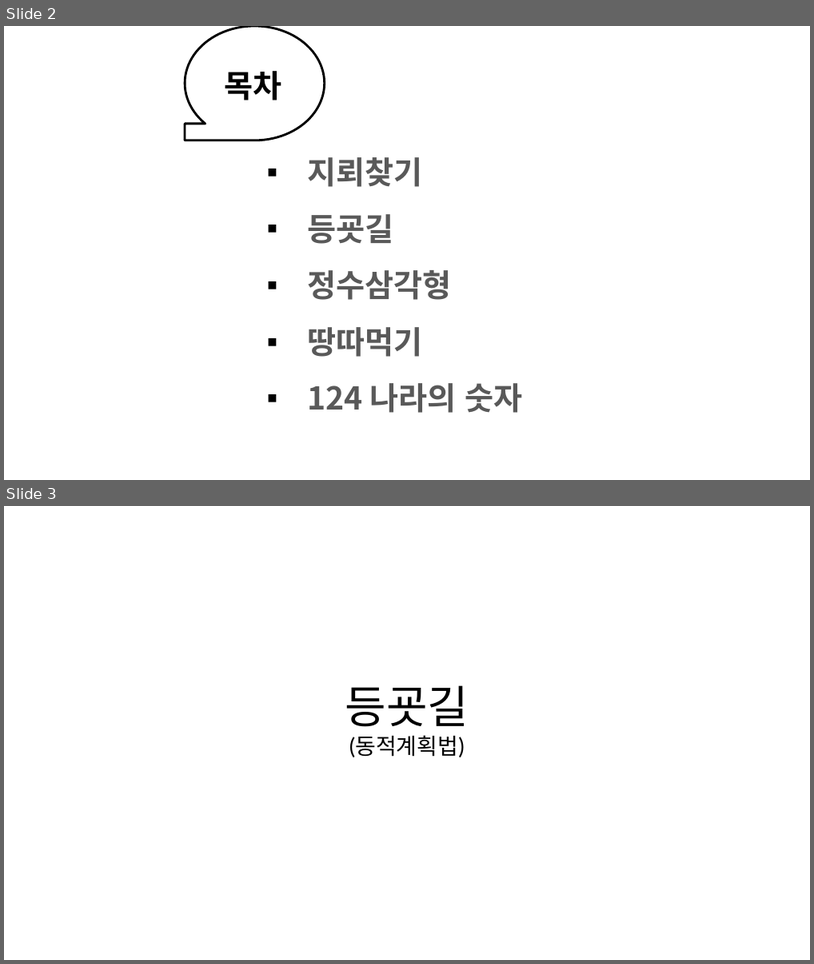
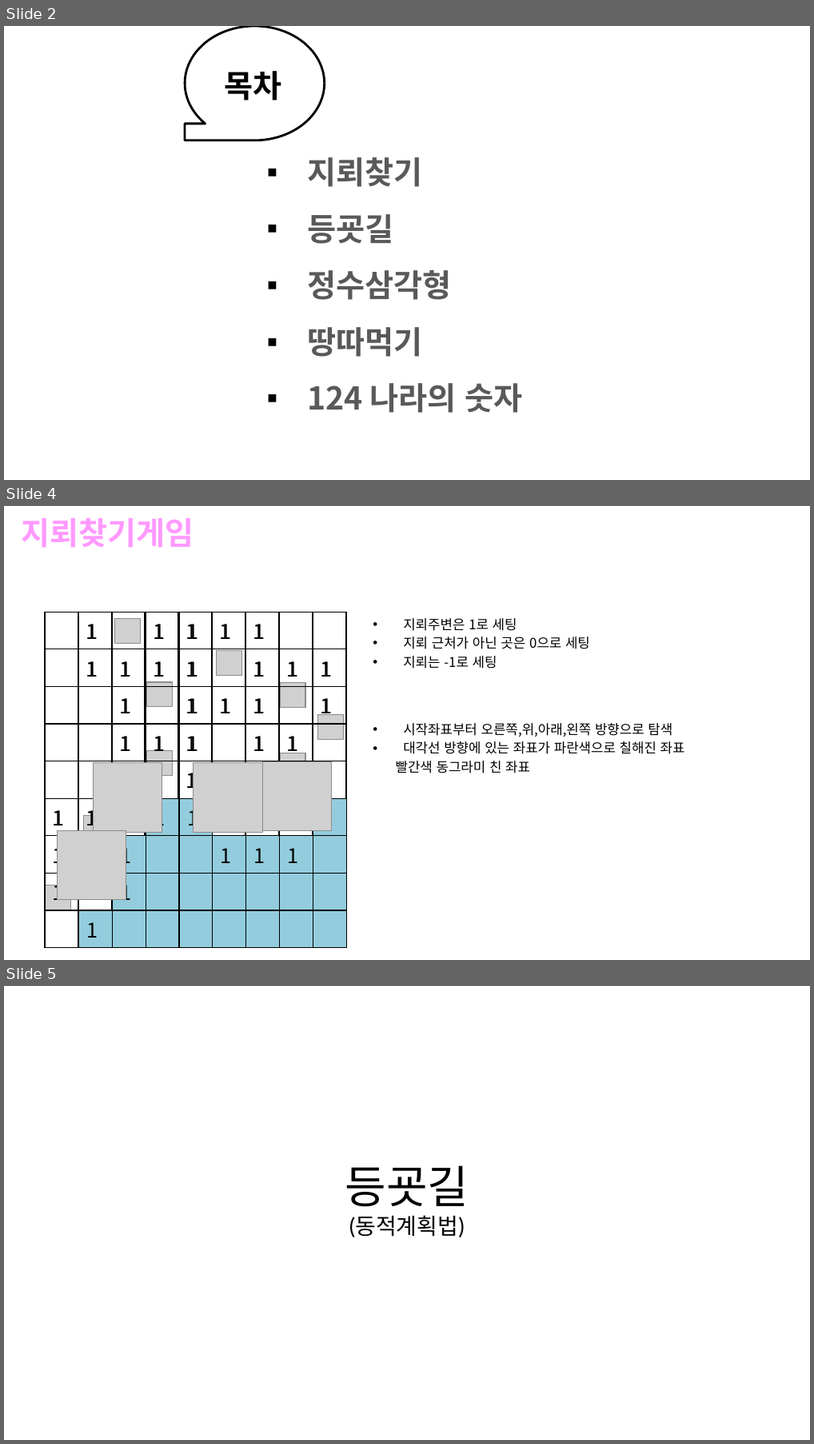
Before and after one commit to sunminky/algorythmStudy, a slide deck: 개인공부/알고리즘 스터디/5주차/알쓰5주차.pptx. Shown one above the other, each under a label of ours: slides 2 and 3 before the commit, slides 2, 4 and 5 after it; the slides between them are not shown. The pictures are 814x964 and 814x1444 pixels, drawn with LibreOffice and Linux fonts; fonts in the diff are those of the drawing; grey boxes stand for pictures; background and template pictures are left out. Boxes give left, top, right and bottom in pixels: in the first picture for what was removed or moved away, otherwise in the second. Text is boxed around its words. In the diff, an @@ line names an element or a change of style, - is before the commit and + after.

```diff
--- a/개인공부/알고리즘 스터디/5주차/알쓰5주차.pptx
+++ b/개인공부/알고리즘 스터디/5주차/알쓰5주차.pptx
@@ slide 4 added at (4, 506, 810, 960), background picture (left out) @@
@@ title added at (22, 518, 194, 548), 28 pt, text #FF99FF, bold @@
+지뢰찾기게임
@@ table added at (44, 612, 349, 940), 9 rows, 9 columns @@
+ | 1 |  | 1 | 1 | 1 | 1 |  | 
+ | 1 | 1 | 1 | 1 |  | 1 | 1 | 1
+ |  | 1 |  | 1 | 1 | 1 |  | 1
+ |  | 1 | 1 | 1 |  | 1 | 1 | 
+ |  | 1 |  | 1 | 1 | 1 |  | 1
+1 | 1 | 1 | 1 | 1 | 1 |  | 1 | 1
+1 |  | 1 |  |  | 1 | 1 | 1 | 
+1 | 1 | 1 |  |  |  |  |  | 
+ | 1 |  |  |  |  |  |  | 
@@ table added at (45, 612, 350, 913), 9 rows, 9 columns @@
+ | 1 |  | 1 | 1 | 1 | 1 |  | 
+ | 1 | 1 | 1 | 1 |  | 1 | 1 | 1
+ |  | 1 |  | 1 | 1 | 1 |  | 1
+ |  | 1 | 1 | 1 |  | 1 | 1 | 
+ |  | 1 |  | 1 | 1 | 1 |  | 1
+1 | 1 | 1 | 1 | 1 | 1 |  | 1 | 1
+1 |  | 1 |  |  | 1 | 1 | 1 | 
+1 | 1 | 1 |  |  |  |  |  | 
+ | 1 |  |  |  |  |  |  | 
@@ picture added at (115, 619, 141, 644) @@
@@ text added at (403, 618, 590, 668), 12 pt, text #000000 @@
+• 지뢰주변은 1로 세팅
+• 지뢰 근처가 아닌 곳은 0으로 세팅
+• 지뢰는 -1로 세팅
@@ picture added at (217, 650, 242, 676) @@
@@ picture added at (146, 682, 173, 707) @@
@@ picture added at (281, 683, 306, 708) @@
@@ picture added at (318, 715, 344, 740) @@
@@ text added at (396, 723, 686, 773), 12 pt, text #000000 @@
+• 시작좌표부터 오른쪽,위,아래,왼쪽 방향으로 탐색
+• 대각선 방향에 있는 좌표가 파란색으로 칠해진 좌표
+빨간색 동그라미 친 좌표
@@ picture added at (94, 763, 163, 832) @@
@@ picture added at (146, 750, 173, 776) @@
@@ picture added at (194, 763, 263, 832) @@
@@ picture added at (263, 762, 332, 831) @@
@@ picture added at (281, 752, 306, 778) @@
@@ picture added at (248, 784, 274, 808) @@
@@ picture added at (83, 816, 109, 840) @@
@@ picture added at (58, 830, 126, 900) @@
@@ picture added at (179, 847, 210, 879) @@
@@ picture added at (45, 885, 71, 910) @@
@@ what was slide 3 is now slide 5 @@
```
Also in this commit, not shown: 1 other slide added.
